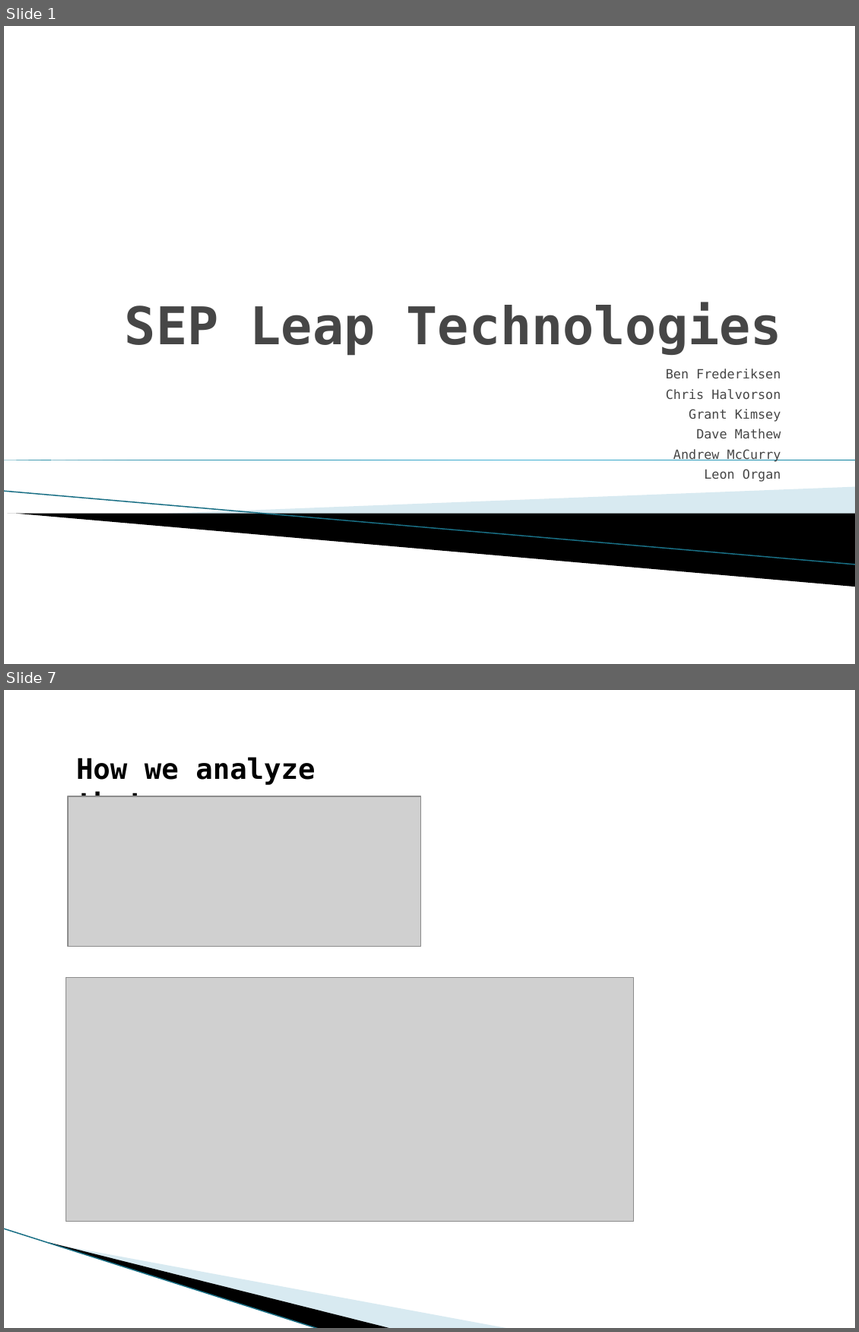
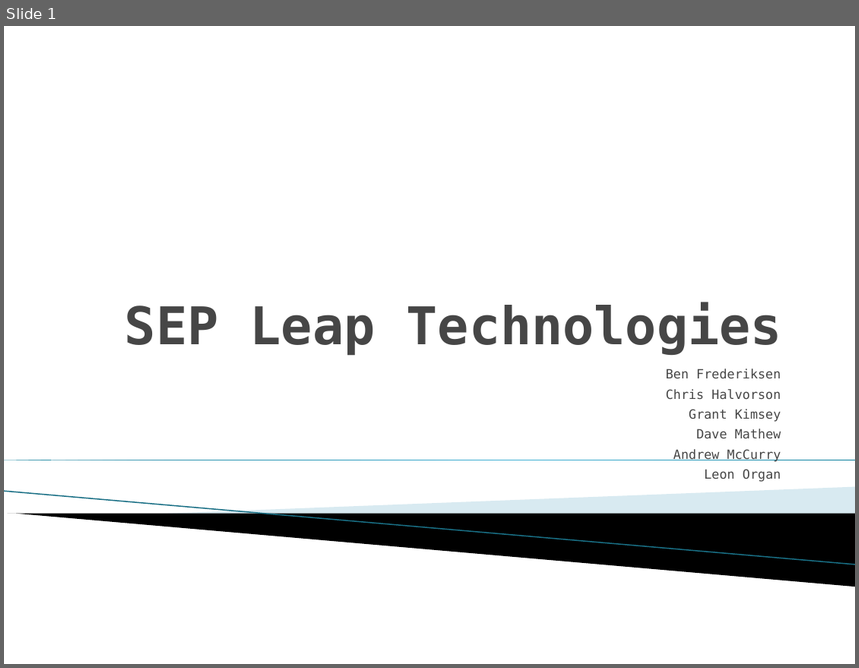
Before and after one commit to niahak/SEPlinko, a slide deck: Presentation.pptx. Shown one above the other, each under a label of ours: slides 1 and 7 before the commit, slide 1 after it; the slides between them are not shown. The pictures are 859x1332 and 859x668 pixels, drawn with LibreOffice and Linux fonts; fonts in the diff are those of the drawing; grey boxes stand for pictures; background and template pictures are left out. Boxes give left, top, right and bottom in pixels: in the first picture for what was removed or moved away, otherwise in the second. Text is boxed around its words. In the diff, an @@ line names an element or a change of style, - is before the commit and + after.

```diff
--- a/Presentation.pptx
+++ b/Presentation.pptx
@@ slide 7 removed at (4,690,855,1328), background #FFFFFF @@
@@ text removed at (76,757,315,797) @@
-How we analyze that
@@ picture removed at (68,796,421,946) @@
@@ picture removed at (66,978,634,1222) @@
@@ line removed from (4, 1229) to (320, 1328) @@
@@ freeform shape removed at (49,1243,393,1328) @@
@@ freeform shape removed at (51,1243,510,1328) @@
```
Also in this commit, not shown: 2 slides changed, 4 slides added, 5 other slides removed.
